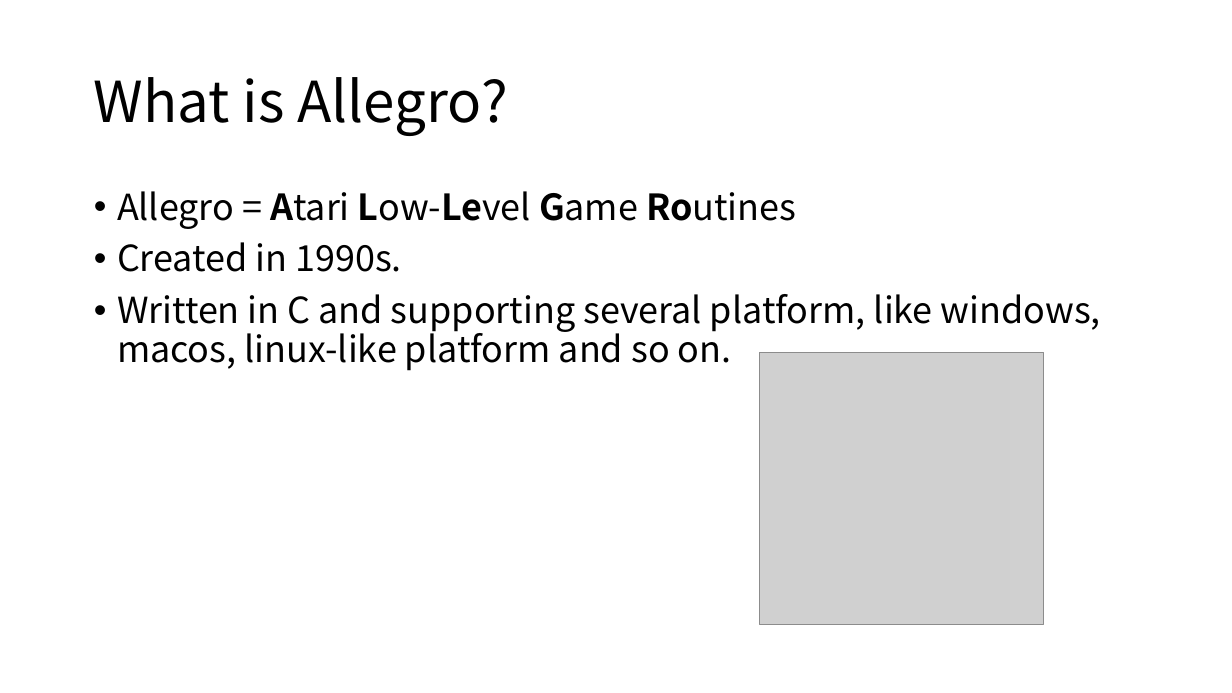
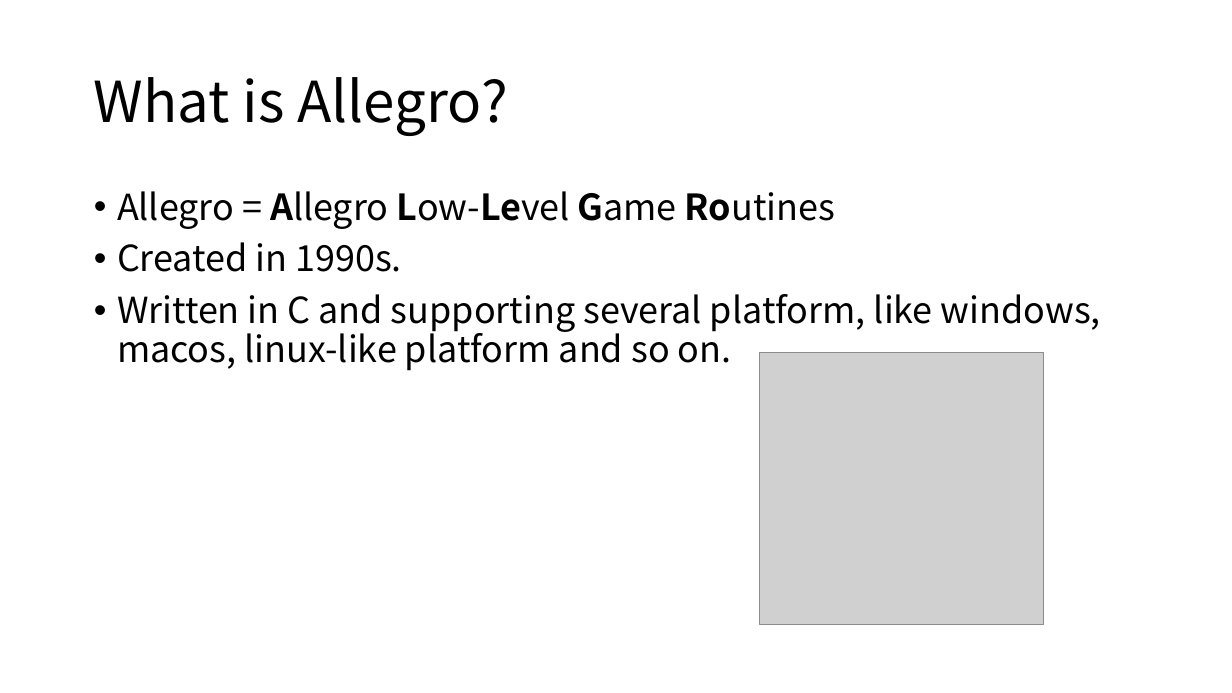
Before and after one commit to arcchang1236/Allegro-5, a slide deck: slide 2 of tutorial/final_proj.pptx. Drawn at 1232x693 pixels with LibreOffice and Linux fonts; fonts in the diff are those of the drawing; grey boxes stand for pictures. Boxes give left, top, right and bottom in pixels: in the first picture for what was removed or moved away, otherwise in the second. Text is boxed around its words. In the diff, an @@ line names an element or a change of style, - is before the commit and + after.

```diff
--- a/tutorial/final_proj.pptx
+++ b/tutorial/final_proj.pptx
@@ text at box(117, 191, 835, 229): text changed @@
-• Allegro = Atari Low-Level Game Routines
+• Allegro = Allegro Low-Level Game Routines
```
Also in this commit, not shown: 10 other slides changed, 3 slides added, 6 other files.
